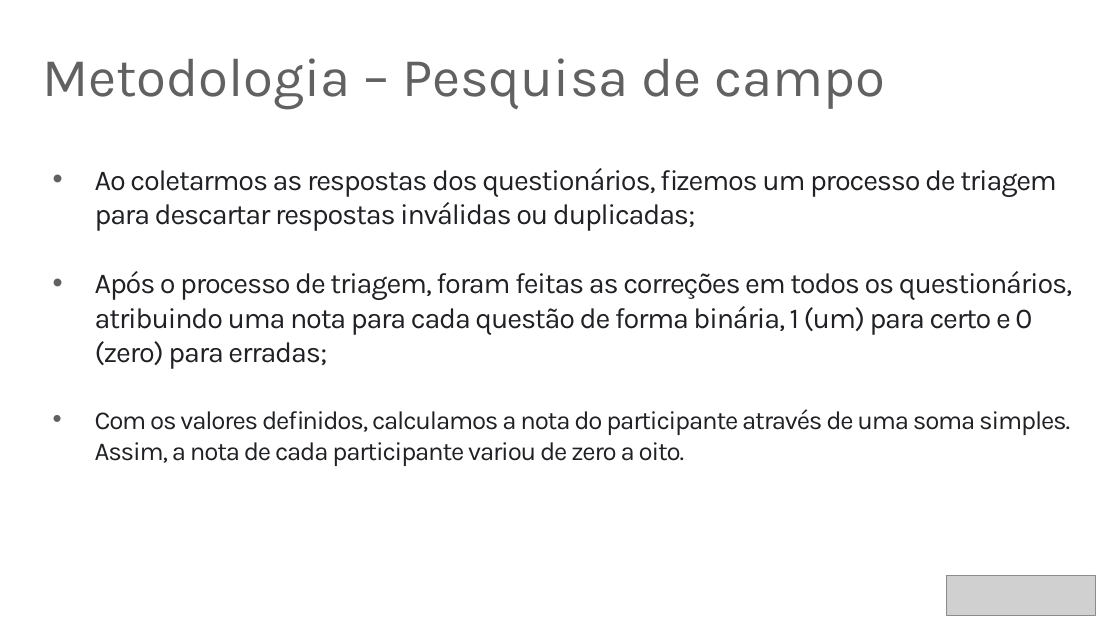
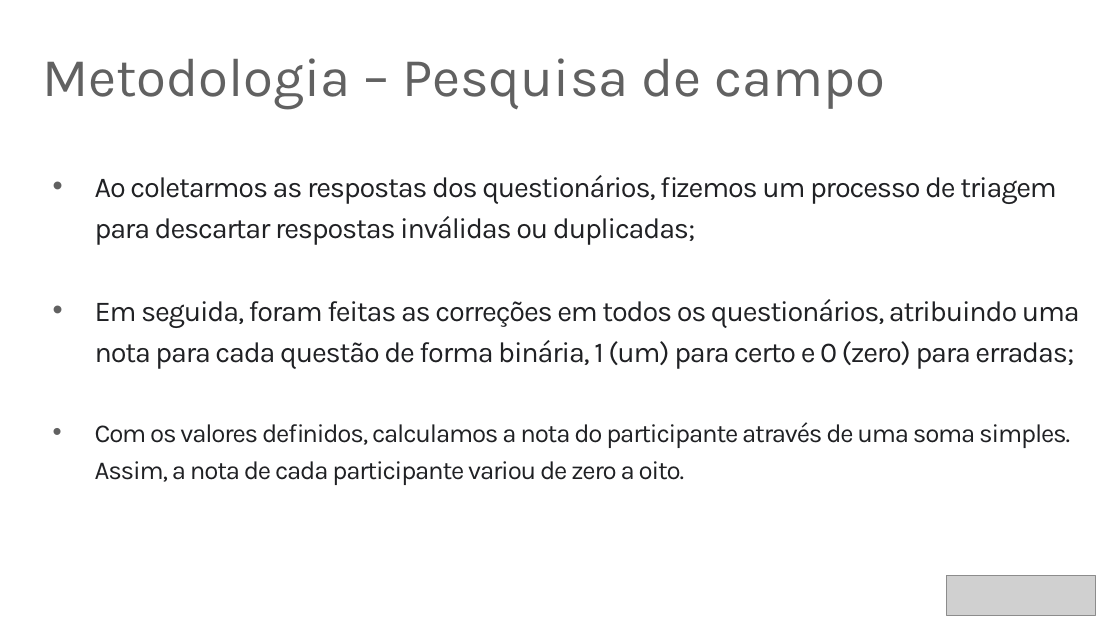
Before and after one commit to rafaelcruz-net/pattern-matching, a slide deck: slide 30 of Apresentacao_Defesa.pptx (slide 29 before the commit). Drawn at 1120x630 pixels with LibreOffice and Linux fonts; fonts in the diff are those of the drawing; grey boxes stand for pictures. Boxes give left, top, right and bottom in pixels: in the first picture for what was removed or moved away, otherwise in the second. Text is boxed around its words. In the diff, an @@ line names an element or a change of style, - is before the commit and + after.

```diff
--- a/Apresentacao_Defesa.pptx
+++ b/Apresentacao_Defesa.pptx
@@ text at [95,175,1070,485]: line spacing 1 to 1.2 @@
@@ text at [95,299,1080,369]: text changed @@
-• Após o processo de triagem, foram feitas as correções em todos os questionários, atribuindo uma nota para cada questão de forma binária, 1 (um) para certo e 0 (zero) para erradas;
+• Em seguida, foram feitas as correções em todos os questionários, atribuindo uma nota para cada questão de forma binária, 1 (um) para certo e 0 (zero) para erradas;
```
Also in this commit, not shown: 22 other slides changed, 1 slide added, 2 other files.
